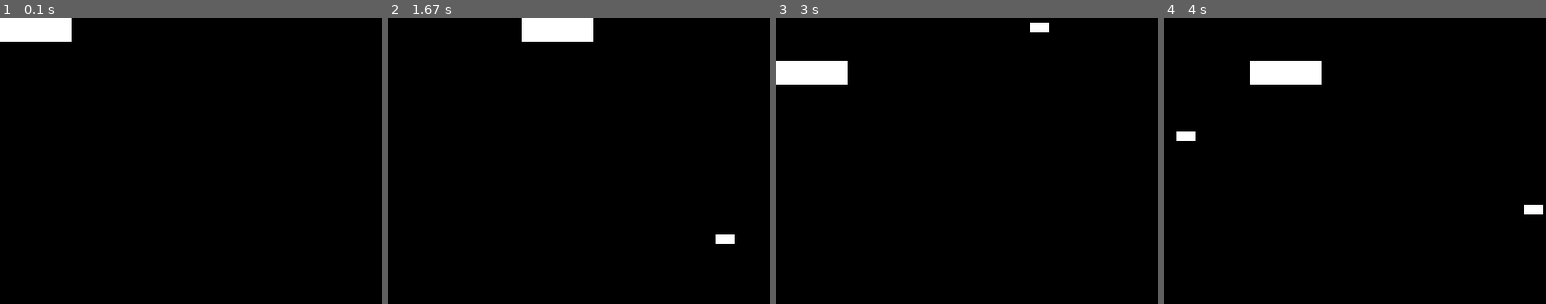
Above: before the commit, frames 1-4 (left to right).
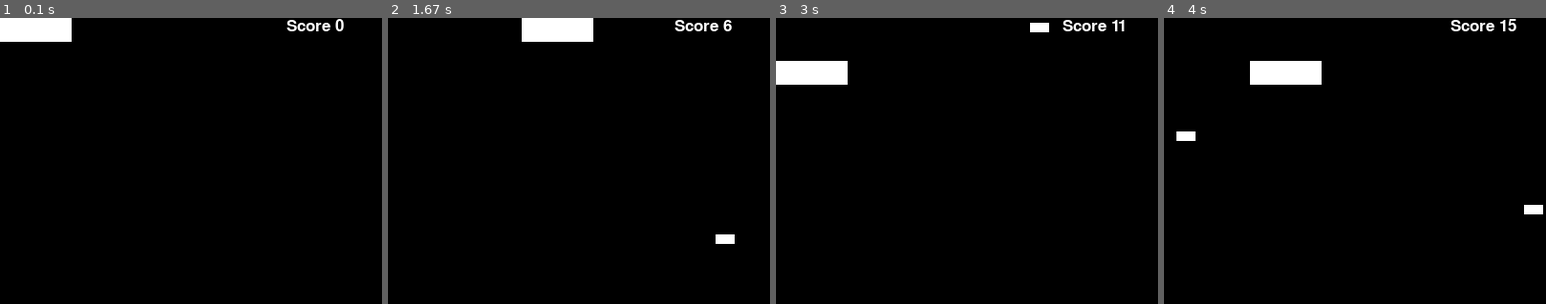
Above: after the commit, the same moments.

Repository: Johanneshilmer/Easy-Pygame
Game: pygame game, started from main.py
The game is run twice, just before and just after one commit, with the same random seed, the same clock (stepped at 60 frames per second) and the same inputs.
Inputs:
- Up to frame 1 (0.1 s): no input
- Up to frame 2 (1.67 s): hold Right 0.33-0.8 s; hold Up 0.83-1.13 s; hold Right 1.17-1.63 s
- Up to frame 3 (3 s): hold Left 1.67-2.2 s; hold Down 2.23-2.53 s; hold Left 2.57-2.97 s
- Up to frame 4 (4 s): hold Right from 3.4 s (still down)
The pictures show only the part of the screen within x 0-50%, y 0-50%; the shares and areas given below are measured in that part.

The runs differ from the first frame. In frame 1, 0.3% of the frame differs, in the area x 75-90%, y 0-5%; in frame 2, 0.3%; in frame 3, 0.3%; in frame 4, 0.4%, in the area x 75-93%, y 0-5%.

Commit message:
adding score bord.

Diff:
--- a/main.py
+++ b/main.py
@@ -10,6 +10,8 @@
     QUIT,
 )
 
+dodged = 0
+
 #Define the screen size.
 SCREEN_WIDTH = 800
 SCREEN_HEIGHT = 600
@@ -20,6 +22,11 @@
 ADDENEMY = pygame.USEREVENT + 1
 pygame.time.set_timer(ADDENEMY, 250)
 
+def score(count):
+    font = pygame.font.SysFont(None, 25)
+    text = font.render("Score " + str(dodged), True, (255,255,255))
+    screen.blit(text, (300,0))
+
 
 class Player(pygame.sprite.Sprite):
     def __init__(self):
@@ -29,6 +36,7 @@
         self.rect = self.surf.get_rect()
 
     def update(self, pressed_keys):
+
         if pressed_keys[K_UP]:
             self.rect.move_ip(0, -5)
         if pressed_keys[K_DOWN]:
@@ -80,6 +88,7 @@
 #Game loop
 running = True
 while running:
+
     # for loop through the event queue
     for event in pygame.event.get():
         # Check for KEYDOWN event
@@ -96,6 +105,9 @@
             new_enemy = Enemy()
             enemies.add(new_enemy)
             all_sprites.add(new_enemy)
+            #adding the score every time a enemy spawns.
+            dodged += 1
+
 
     #Update enemy position.
     enemies.update()
@@ -108,6 +120,7 @@
 
     # Fill the screen with black
     screen.fill((0, 0, 0))
+    score(dodged)
 
     # Draw the player on the screen
     screen.blit(player.surf, player.rect)
